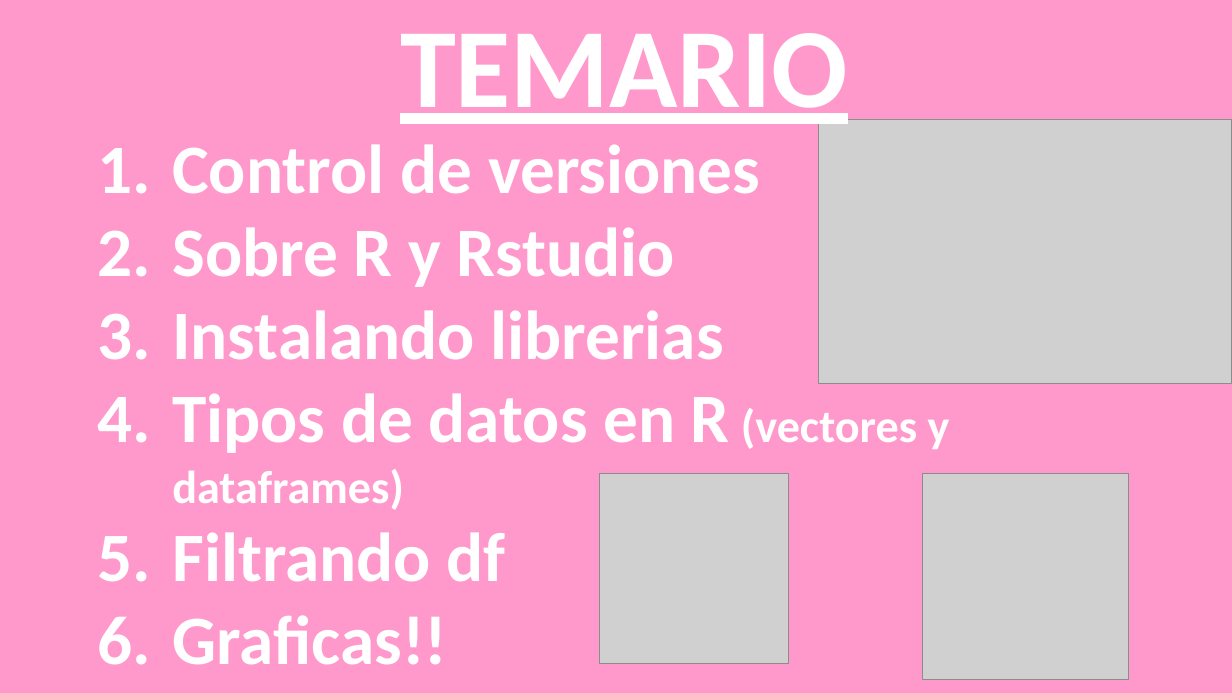
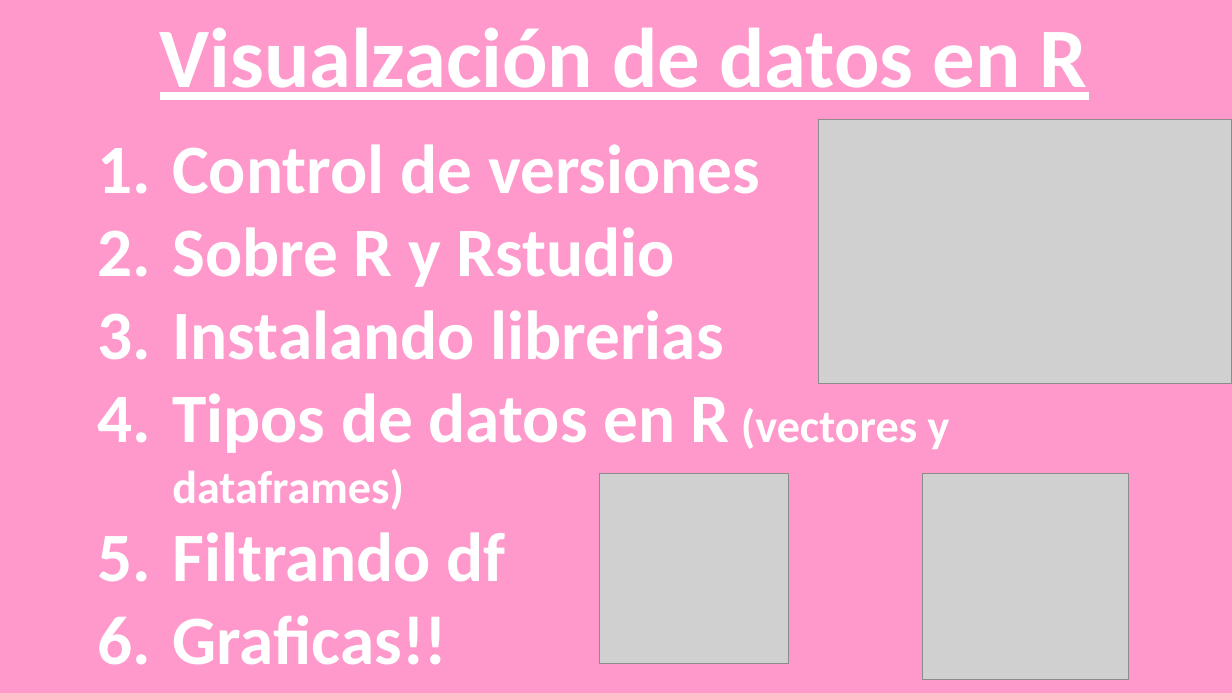
Before and after one commit to sientifiko/dataviz, a slide deck: slide 2 of tipos de datos.ppt (slide 1 before the commit). Drawn at 1232x693 pixels with LibreOffice and Linux fonts; fonts in the diff are those of the drawing; grey boxes stand for pictures. Boxes give left, top, right and bottom in pixels: in the first picture for what was removed or moved away, otherwise in the second. Text is boxed around its words. In the diff, an @@ line names an element or a change of style, - is before the commit and + after.

```diff
--- a/tipos de datos.ppt
+++ b/tipos de datos.ppt
@@ text added at [160, 27, 1088, 100], 66 pt, text #FFFFFF, bold, underline @@
+Visualzación de datos en R
@@ text removed at [400, 33, 848, 134] @@
-TEMARIO
```
Also in this commit, not shown: 1 slide added, 1 other file.
